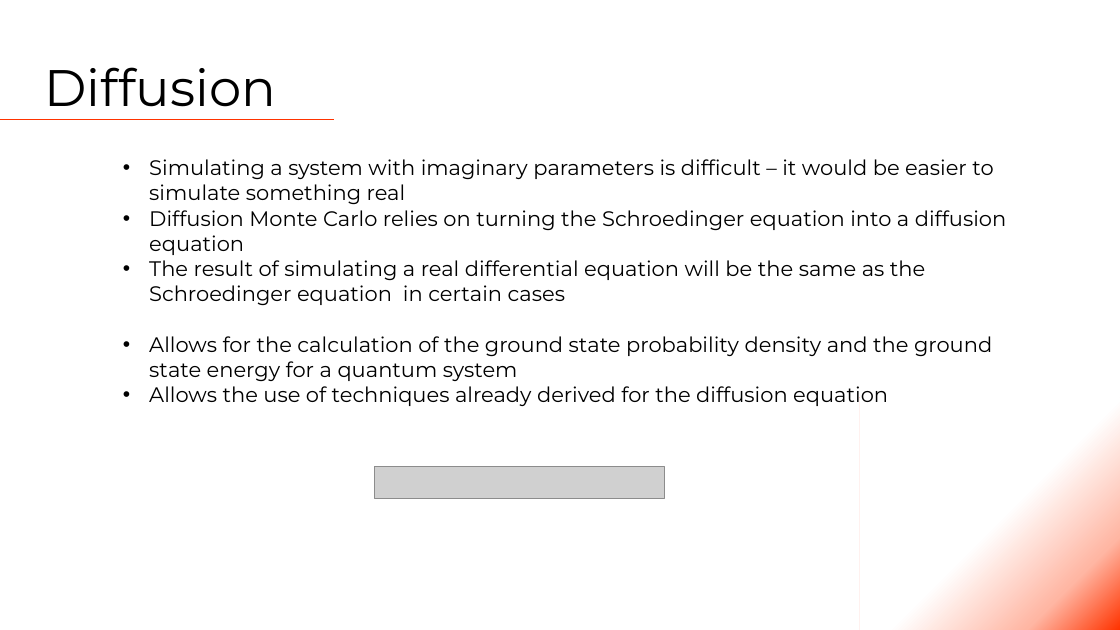
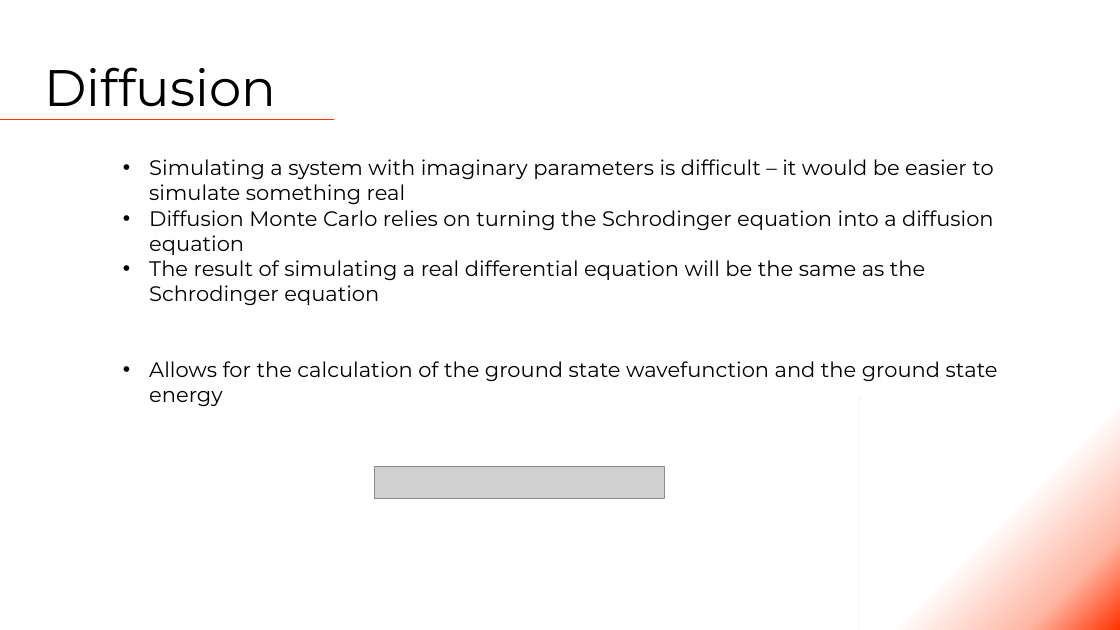
Before and after one commit to Tsintsuntsini/PHYS_581, a slide deck: slide 7 of Presentation1/Quantum Monte Carlo.pptm. Drawn at 1120x630 pixels with LibreOffice and Linux fonts; fonts in the diff are those of the drawing; grey boxes stand for pictures. Boxes give left, top, right and bottom in pixels: in the first picture for what was removed or moved away, otherwise in the second. Text is boxed around its words. In the diff, an @@ line names an element or a change of style, - is before the commit and + after.

```diff
--- a/Presentation1/Quantum Monte Carlo.pptm
+++ b/Presentation1/Quantum Monte Carlo.pptm
@@ text at <box>149,210,998,406</box>: text changed @@
-• Diffusion Monte Carlo relies on turning the Schroedinger equation into a diffusion equation
-• The result of simulating a real differential equation will be the same as the Schroedinger equation in certain cases
-• Allows for the calculation of the ground state probability density and the ground state energy for a quantum system
-• Allows the use of techniques already derived for the diffusion equation
+• Diffusion Monte Carlo relies on turning the Schrodinger equation into a diffusion equation
+• The result of simulating a real differential equation will be the same as the Schrodinger equation
+• Allows for the calculation of the ground state wavefunction and the ground state energy
```
Also in this commit, not shown: 7 other slides changed, 1 slide removed.
